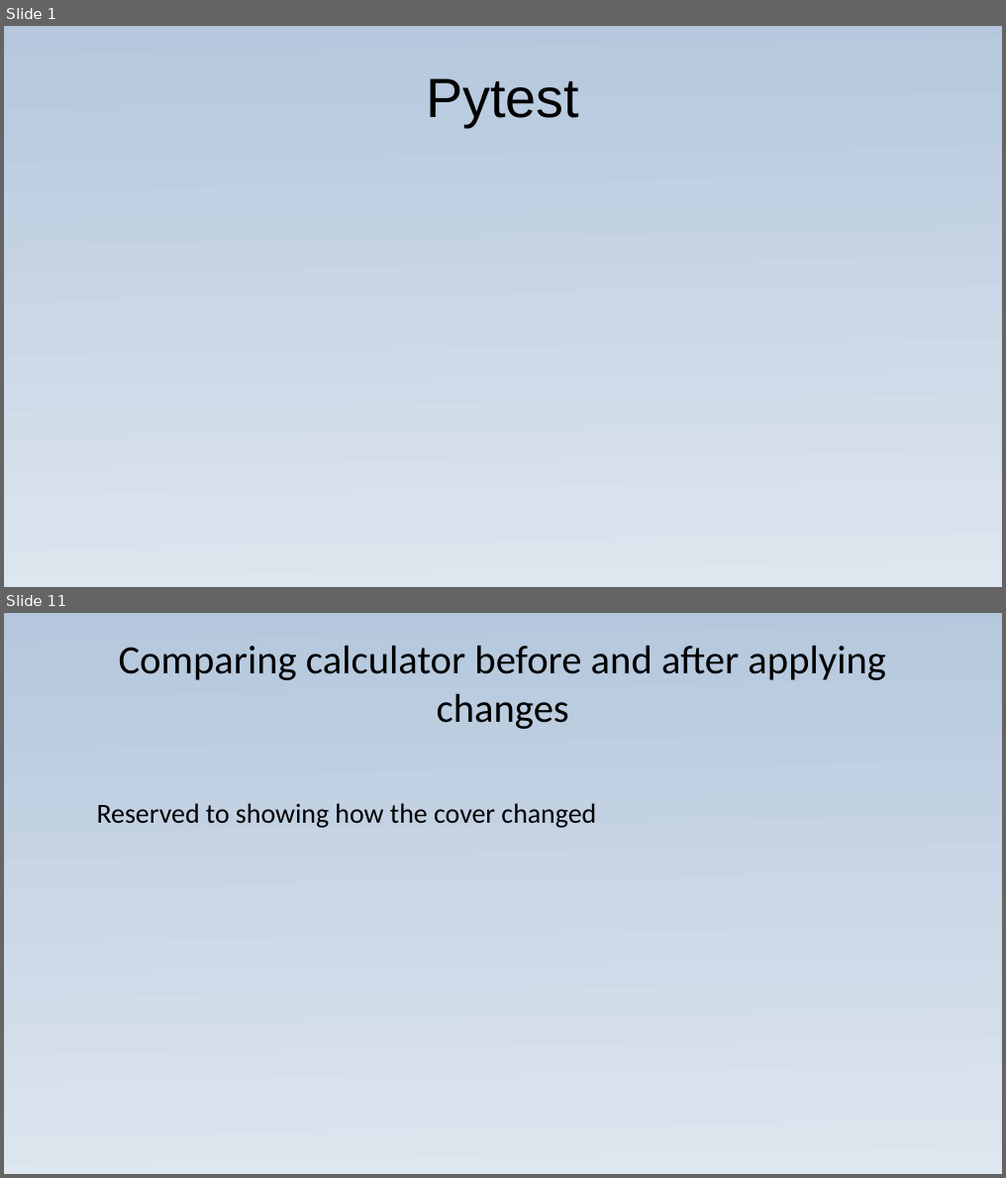
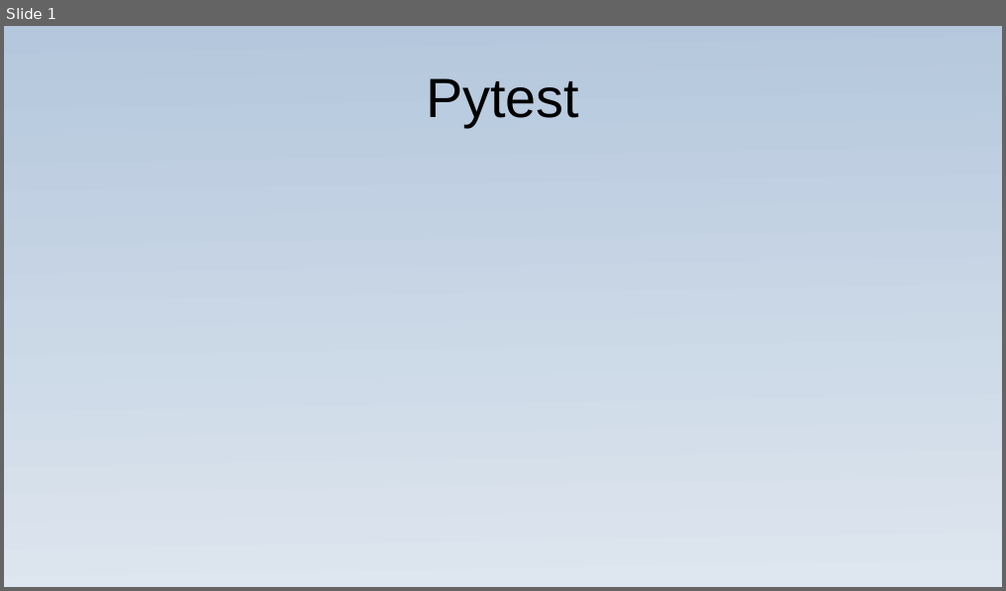
Before and after one commit to JoaoGuilhermedeSa/pitest, a slide deck: Presentation_exibition.ppsx. Shown one above the other, each under a label of ours: slides 1 and 11 before the commit, slide 1 after it; the slides between them are not shown. The pictures are 1006x1178 and 1006x591 pixels, drawn with LibreOffice and Linux fonts; fonts in the diff are those of the drawing; background and template pictures are left out. Boxes give left, top, right and bottom in pixels: in the first picture for what was removed or moved away, otherwise in the second. Text is boxed around its words. In the diff, an @@ line names an element or a change of style, - is before the commit and + after.

```diff
--- a/Presentation_exibition.ppsx
+++ b/Presentation_exibition.ppsx
@@ slide 11 removed at <box>4,613,1002,1174</box>, background gradient #B4C7DC to #DEE6EF @@
@@ title removed at <box>119,645,886,729</box> @@
-Comparing calculator before and after applying changes
@@ text removed at <box>97,803,596,828</box> @@
-Reserved to showing how the cover changed
```
Also in this commit, not shown: 1 slide changed, 2 slides added, 3 other slides removed, 1 other file.
